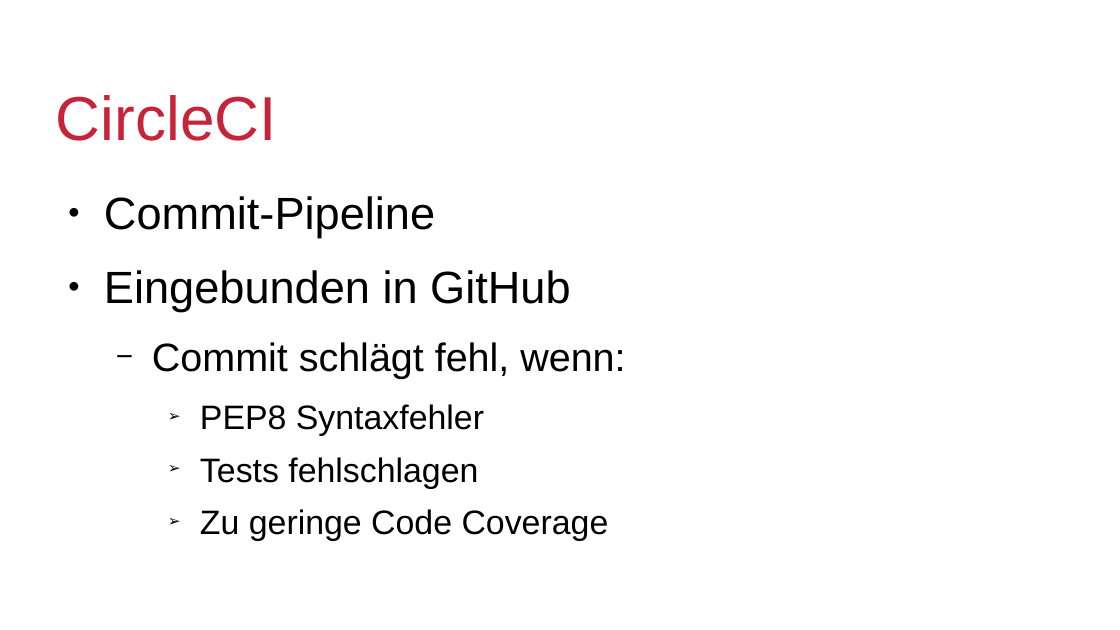
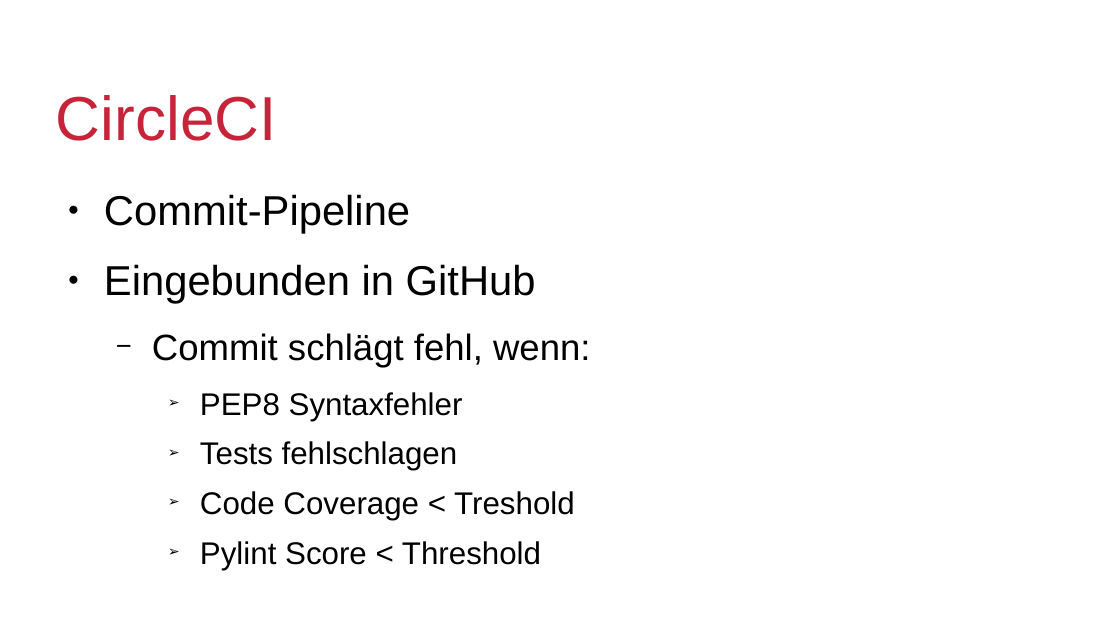
Before and after one commit to b4shy/FacialInpainting, a slide deck: slide 11 of org/Presentation/pitch/pitch_new.odp. Drawn at 1120x630 pixels with LibreOffice and Linux fonts; fonts in the diff are those of the drawing; background and template pictures are left out. Boxes give left, top, right and bottom in pixels: in the first picture for what was removed or moved away, otherwise in the second. Text is boxed around its words. In the diff, an @@ line names an element or a change of style, - is before the commit and + after.

Commit message:
Pylint Works now. Changed presentation

```diff
--- a/org/Presentation/pitch/pitch_new.odp
+++ b/org/Presentation/pitch/pitch_new.odp
@@ text at <box>104,194,590,471</box>: size 32 to 29.6 pt in "Commit-Pipeline", "Eingebunden in GitHub"; size 28 to 25.9 pt in "Commit schlägt fehl, wenn:"; size 24 to 22.2 pt in "PEP8 Syntaxfehler", "Tests fehlschlagen" @@
@@ text at <box>200,491,575,570</box>: text changed; size 24 to 22.2 pt @@
-    ➢ Zu geringe Code Coverage
+    ➢ Code Coverage < Treshold
+    ➢ Pylint Score < Threshold
```
Also in this commit, not shown: 1 other file.
